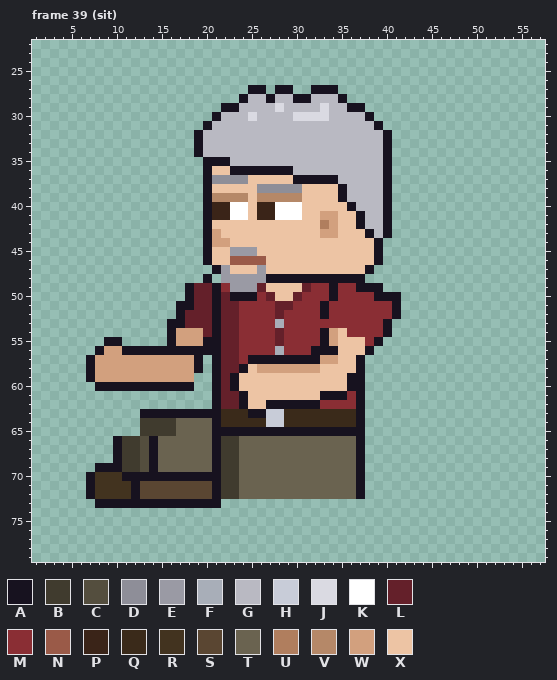
A pixel-art file gets an edit: sprites/expo/expo_grizzle_left_anim.aseprite. Above, as it was before the edit.
64x80 pixels, 129 frames. Shown: frame 39 (sit): x 1..57, y 22..79. The old version is drawn lined up with the new one. The commit also changed other frames, which this record leaves out.
Visible layers, top first: "Arm Top", "Beard", "Hair", "Face", "Watch", "Near Arm", "Collar", "Belt", "Shirt", "Body", "Back Arm", "Pants", "Shoes".
Palette (. is transparent): A #17121f  B #403b2e  C #544e3e  D #8e8e98  E #9a9aa4  F #a8aeb8  G #b9b9c2  H #c8ccd8  J #dadae2  K #ffffff  L #64202a  M #8a2e34  N #9a5a48  P #3a2418  Q #3a2a1a  R #42331f  S #5a4632  T #6a6350  U #b07e5e  V #b58868  W #d2a07e  X #edc4a4
Pixels before, frame 39 (sit) (only the part around the change), first column x 1:
42 ...................AXXXXXXXXXXXXUWXXAGGA.........
43 ...................AWXXXXXXXXXXXWWXXXAGA.........
44 ...................AWWXXXXXXXXXXXXXXXXA..........
45 ...................AXXEEEXXXXXXXXXXXXXA..........
46 ...................AXXNNNNXXXXXXXXXXXXA..........
47 ....................AEXXXEXXXXXXXXXXXA...........
48 ...................A.EEEEEAAAAAAAAAAA............
49 .................ALLAMEEELXXXXLMMAMMAAA..........
50 .................ALLALAAAMLXXLMMMAMMMMAAA........
51 ................AALLALLMMMMLLMMMAMMMMMMMA........
52 ................ALLLALLMMMMLMMMMAMMMMMMMA........
53 ...............AALLLALLMMMMFMMMMMMMMMMMA.........
54 ...............AWWWLALLMMMMLMMMMAWXMMMMA.........
55 ........AA.....AWWWAALLMMMMLMMMMAWXXXMA..........
56 .......AWWAAAAAAAAAAALLMMMMFMMMAAAXXXA...........
57 ......AWWWWWWWWWWWA.ALLMAAAAAAAAWWXXA............
58 ......AWWWWWWWWWWWA.ALLAXWWWWWWWXXXXA............
59 ......AWWWWWWWWWWW..ALAXXXXXXXXXXXXAA............
60 .......AAAAAAAAAAA..ALAXXXXXXXXXXXXAA............
61 ....................ALLAXXXXXXXXAAAMA............
62 ....................ALLAXXAAAAAAMMMMA............
63 ............AAAAAAAAAQQQAAHHQQQQQQQQA............
64 ............BBBBTTTTAQQQQQHHQQQQQQQQA............
65 ............BBBBTTTTAAAAAAAAAAAAAAAAA............
66 .........ABBCATTTTTTABBTTTTTTTTTTTTTA............
67 .........ABBCATTTTTTABBTTTTTTTTTTTTTA............
68 .........ABBCATTTTTTABBTTTTTTTTTTTTTA............
69 .......AAABBCATTTTTTABBTTTTTTTTTTTTTA............
70 ......ARRRAAAAAAAAAAABBTTTTTTTTTTTTTA............
71 ......ARRRRASSSSSSSSABBTTTTTTTTTTTTTA............
72 ......ARRRRASSSSSSSSABBTTTTTTTTTTTTTA............
73 .......AAAAAAAAAAAAAA............................
74 .................................................
75 .................................................
76 .................................................
77 .................................................
78 .................................................
79 .................................................
Now the later version:
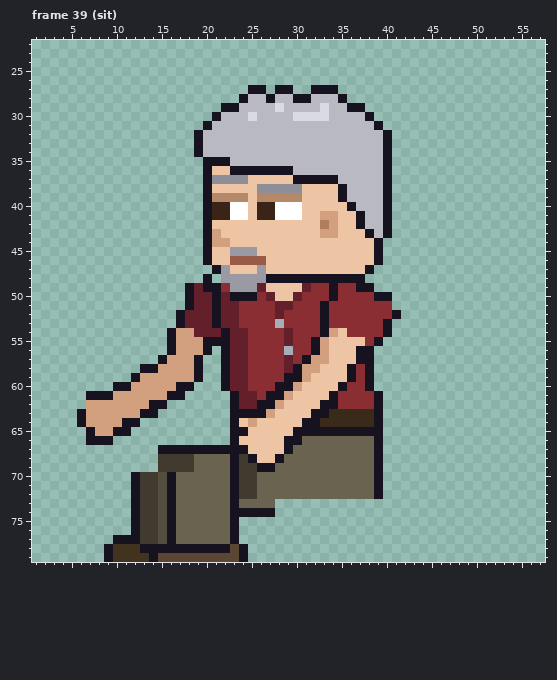
What changed:
whole drawing moved by -2,-6 (the old picture is shown already moved)
Changed rows in their new state; - is an unchanged pixel.
Frame 39 (sit):
first column x 6:
49 --------------A------------------.--
50 -----------------------------------.
51 -----------.-----------------------.
53 ----------.----------------A--------
54 -------------L-LA-L---ML------------
55 ---..-----------A-L---ML--AWX-------
56 --........-WWW-.A-L---MF---WX--A----
57 -........A-----.A-LMMMMLM-W-X---A---
58 -......AA------.A-LMMMMLA-----AMA---
59 -.....A------A-.ALLMMMMAAW-----MA---
60 --..--WWWWW----.ALLMMMAAW----AMMA---
61 -AAAWWWWWWAA---..ALLMAAW---X-M-MMA--
62 -WWWWWWWAA-----..ALLA-WXXXXAA--MMA--
63 AWWWWWW--........AA--WXXXXAA---QQA--
64 AWWWWAA..........AXWXXXXXAA----QQA--
65 -AWWAA-..........--XXXXX--------AA--
66 -AAA.............AXXXXXAA------TTA--
67 ----.....AAAAAA-AAAXXXXA-------TTA--
68 ----.....BBBB--TTABAXXA--------TTA--
69 --.......BBBB--TTABBAA---------TTA--
70 -.....-BBC-TTTTTTABB-----------TTA--
71 -.....-BBCATTTTTTABB-----------TTA--
72 -.....-BBCATTTTTTABB-----------TTA--
73 --....-BBC-TTTTTTATTTT--------------
74 ------ABBCATTTTTTAAAAA--------------
75 ------ABBCATTTTTTA------------------
76 ------ABBCATTTTTTA------------------
77 ----AAABBCATTTTTTA------------------
78 ---ARRRAAAAAAAAAASA-----------------
79 ---ARRRRASSSSSSSSSA-----------------
